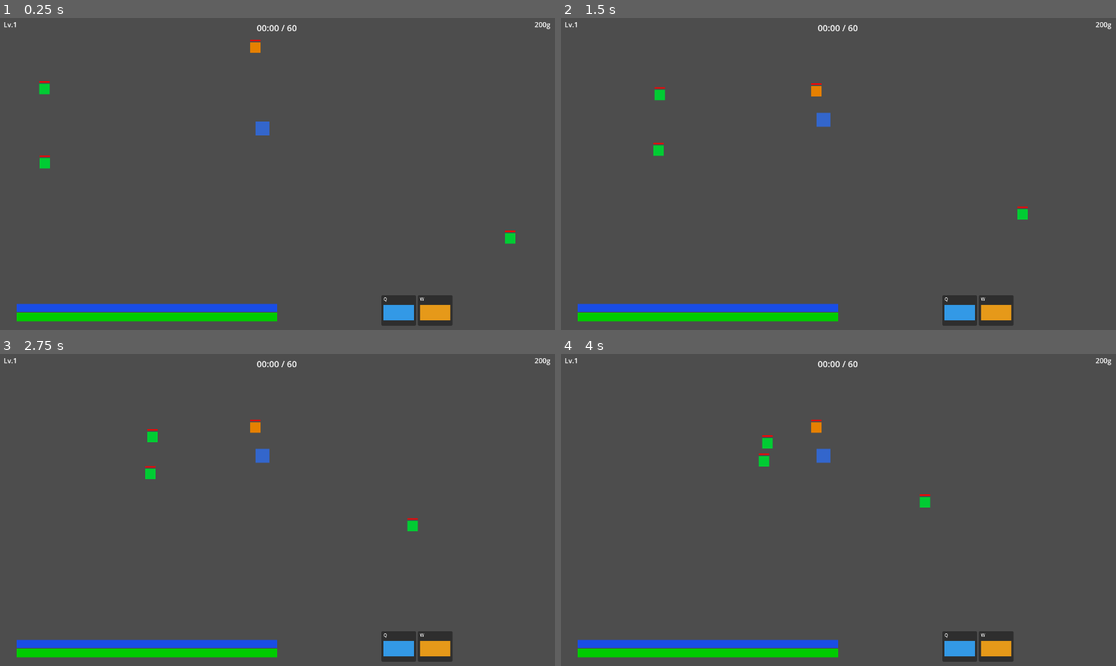
Above: before the commit, frames 1-4 (two rows, left to right).
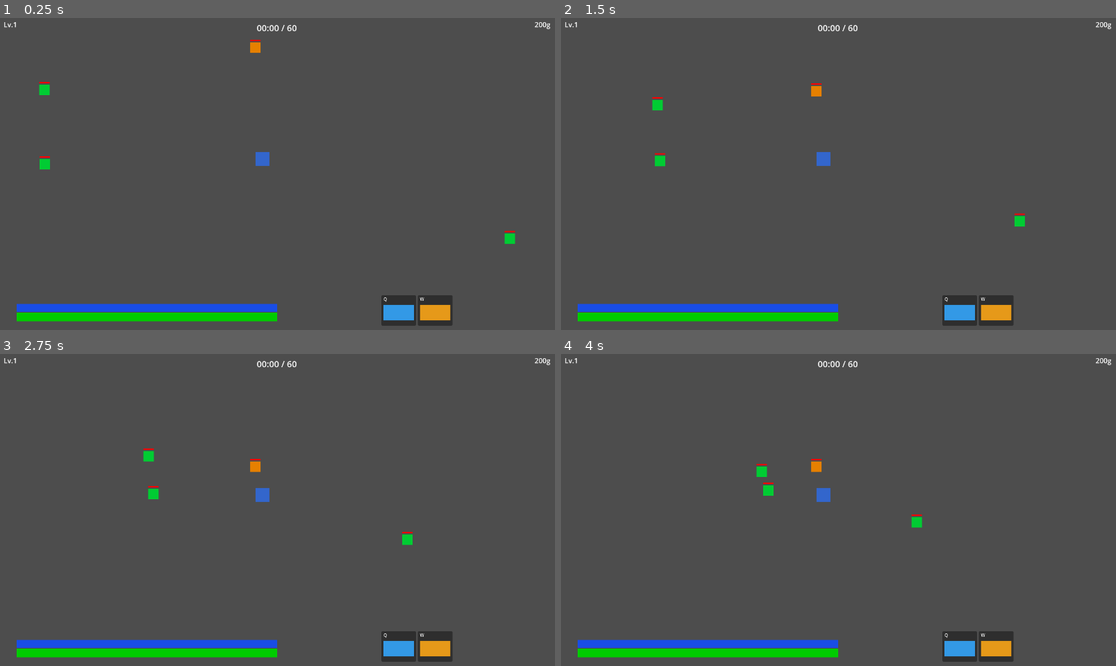
Above: after the commit, the same moments.

Repository: zhistokoepvpp-ctrl/hero-chaos
Game: Godot game, scene res://Scenes/Arena.tscn
Two runs of this game, one before a commit and one after it. Both use one fixed random seed, a clock stepped at 60 frames per second and the inputs below. This scene is started directly instead of the project's main scene.
Inputs (mouse positions are in pixels of both pictures, inside the frame that each line leads up to):
- Up to frame 1 (0.25 s): no input
- Up to frame 2 (1.5 s): move the mouse to (960, 158) at 0.52 s; tap Q (ability_q) at 0.6 s; click (960, 158) at 0.67 s; drag from (727, 189) to (810, 236) at 1.27 s
- Up to frame 3 (2.75 s): move the mouse to (333, 441) at 2.02 s; tap Q (ability_q) at 2.1 s; click (333, 441) at 2.17 s
- Up to frame 4 (4 s): drag from (810, 572) to (672, 463) at 2.77 s; move the mouse to (1005, 556) at 3.52 s; tap Q (ability_q) at 3.6 s; click (1005, 556) at 3.67 s

The runs differ from the first frame. In frame 1, 0.3% of the frame differs, in the area x 7-93%, y 20-73%; in frame 2, 0.6%; in frame 3, 0.8%, in the area x 25-76%, y 20-62%; in frame 4, 0.8%.
Error before the commit: Invalid access to property or key 'player_data' on a base object of type 'Nil'. (res://Scripts/UI/ArenaUI.gd:190)

Commit message:
fix: no auto-acquire, target highlight (yellow)

Diff:
--- a/game/Scripts/UI/ArenaUI.gd
+++ b/game/Scripts/UI/ArenaUI.gd
@@ -31,6 +31,7 @@
 var _atk_range: float = 150.0
 var _atk_damage: int = 30
 var _attacking_target_last_pos: Vector2 = Vector2.ZERO
+var _prev_target = null
 var _poison_timer: float = 0.0
 var _poison_active: bool = false
 var _ending: bool = false
@@ -128,12 +129,11 @@
 
 	var hit_monster = _find_monster_at(event.position)
 	if hit_monster:
-		_attacking_target = hit_monster
+		_set_attack_target(hit_monster)
 		_is_moving = false
-		_attacking_target_last_pos = _attacking_target.position
-		return
-
-	_attacking_target = null
+		return
+
+	_set_attack_target(null)
 	_move_target = event.position
 	_is_moving = true
 
@@ -194,9 +194,9 @@
 				p.add_xp(_attacking_target.xp_reward)
 				_max_hp = p.get_hp()
 				_max_mana = p.get_mana()
-				_attacking_target = _find_nearest_monster()
+				_set_attack_target(_find_nearest_monster())
 	else:
-		_attacking_target = _find_nearest_monster() if not _is_moving else null
+		_attacking_target = null
 
 	var alive = 0
 	var snap = _wave_manager.monsters.duplicate()
@@ -262,6 +262,15 @@
 		q_cooldown_bar.size.x = q_cooldown_bg.size.x * _hero.get_q_progress()
 		w_cooldown_bar.size.x = w_cooldown_bg.size.x * _hero.get_w_progress()
 
+func _set_attack_target(monster):
+	if _prev_target and is_instance_valid(_prev_target):
+		_prev_target.modulate = Color.WHITE
+	_attacking_target = monster
+	_prev_target = monster
+	if monster:
+		_attacking_target_last_pos = monster.position
+		monster.modulate = Color.YELLOW
+
 func _on_phase_changed(new_phase: int):
 	if new_phase == Constants.GamePhase.LOBBY:
 		var tree = get_tree()
